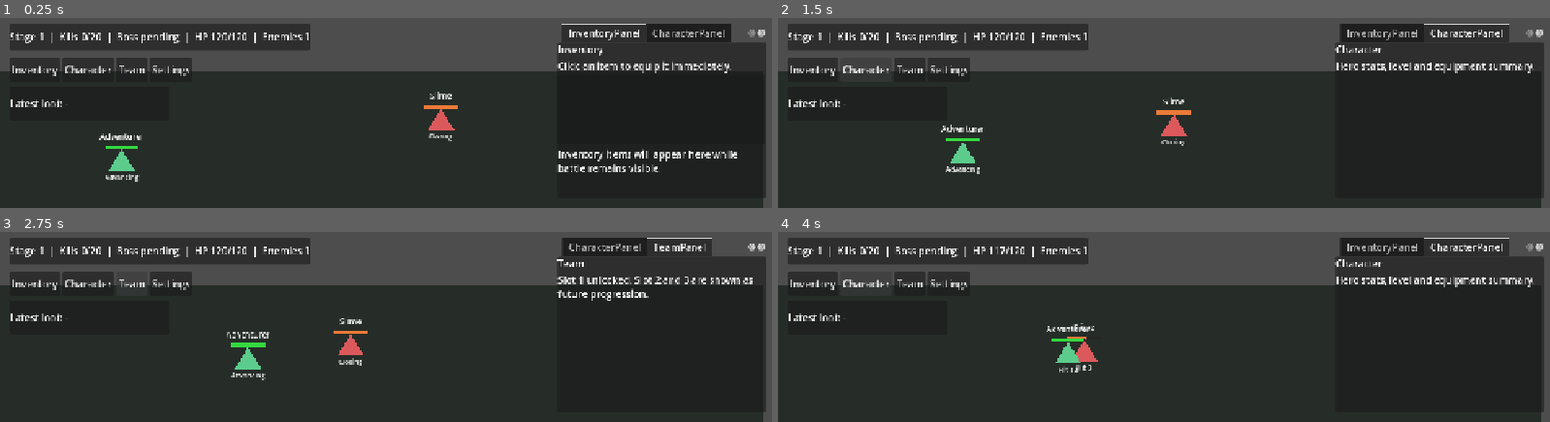
Above: before the commit, frames 1-4 (two rows, left to right).
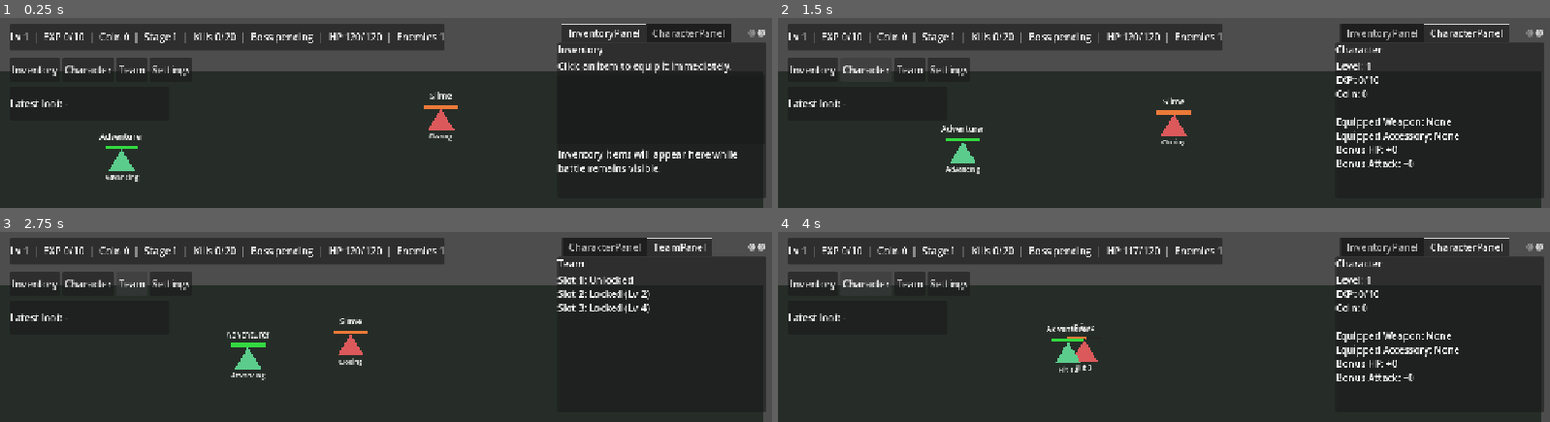
Above: after the commit, the same moments.

Repository: risky2k1/The-Journey-RPG
Game: Godot game, scene res://scenes/main/Main.tscn
The game is run twice, just before and just after one commit, with the same random seed, the same clock (stepped at 60 frames per second) and the same inputs.
Inputs:
- Up to frame 1 (0.25 s): no input
- Up to frame 2 (1.5 s): click "Inventory" at 0.5 s; click "Character" at 1.25 s
- Up to frame 3 (2.75 s): click "Team" at 2 s
- Up to frame 4 (4 s): click "Inventory" at 2.75 s; click "Character" at 3.5 s

The runs differ from the first frame. In frame 1, 3.3% of the frame differs, in the area x 1-58%, y 3-17%; in frame 2, 5.1%; in frame 3, 4.4%; in frame 4, 5.2%, in the area x 1-98%, y 3-79%.

Commit message:
feat: Implement team slot management and progression system with UI updates

Diff:
--- /dev/null
+++ b/the-journey-rpg/resources/team_slots/slot_0.tres
@@ -0,0 +1,11 @@
+[gd_resource type="Resource" script_class="TeamSlotData" load_steps=2 format=3]
+
+[ext_resource type="Script" path="res://scripts/data/team_slot_data.gd" id="1_v71q8"]
+
+[resource]
+script = ExtResource("1_v71q8")
+id = &"team_slot_0"
+slot_index = 0
+unlock_requirement_type = &"default"
+unlock_requirement_value = 1
+preferred_role = &"frontline"
--- /dev/null
+++ b/the-journey-rpg/resources/team_slots/slot_1.tres
@@ -0,0 +1,11 @@
+[gd_resource type="Resource" script_class="TeamSlotData" load_steps=2 format=3]
+
+[ext_resource type="Script" path="res://scripts/data/team_slot_data.gd" id="1_mx0b3"]
+
+[resource]
+script = ExtResource("1_mx0b3")
+id = &"team_slot_1"
+slot_index = 1
+unlock_requirement_type = &"level"
+unlock_requirement_value = 2
+preferred_role = &"backline"
--- /dev/null
+++ b/the-journey-rpg/resources/team_slots/slot_2.tres
@@ -0,0 +1,11 @@
+[gd_resource type="Resource" script_class="TeamSlotData" load_steps=2 format=3]
+
+[ext_resource type="Script" path="res://scripts/data/team_slot_data.gd" id="1_2p6c8"]
+
+[resource]
+script = ExtResource("1_2p6c8")
+id = &"team_slot_2"
+slot_index = 2
+unlock_requirement_type = &"level"
+unlock_requirement_value = 4
+preferred_role = &"support"
--- a/the-journey-rpg/scenes/main/Main.tscn
+++ b/the-journey-rpg/scenes/main/Main.tscn
@@ -1,10 +1,11 @@
-[gd_scene load_steps=6 format=3 uid="uid://cg7m263xpi8wb"]
+[gd_scene load_steps=7 format=3 uid="uid://cg7m263xpi8wb"]
 
 [ext_resource type="Script" uid="uid://dda4ljxsmqxa3" path="res://scripts/app/data_registry.gd" id="1_12jwv"]
 [ext_resource type="Script" uid="uid://cote0sup6y5x4" path="res://scripts/app/game_controller.gd" id="2_qpkh0"]
 [ext_resource type="Script" uid="uid://hbjqkflmvstx" path="res://scripts/app/save_manager.gd" id="3_x6f1q"]
 [ext_resource type="PackedScene" uid="uid://d0vj32n2x0gyp" path="res://scenes/main/window_root.tscn" id="4_kw64v"]
 [ext_resource type="Script" path="res://scripts/managers/loot_manager.gd" id="5_h1teo"]
+[ext_resource type="Script" path="res://scripts/managers/progression_manager.gd" id="6_0j8ay"]
 
 [node name="Main" type="Node" unique_id=1966790259]
 
@@ -22,6 +23,9 @@
 [node name="LootManager" type="Node" parent="AppRoot"]
 script = ExtResource("5_h1teo")
 
+[node name="ProgressionManager" type="Node" parent="AppRoot"]
+script = ExtResource("6_0j8ay")
+
 [node name="WindowRoot" parent="." unique_id=142296568 instance=ExtResource("4_kw64v")]
 offset_left = -21.0
 offset_right = -21.0
--- a/the-journey-rpg/scripts/app/data_registry.gd
+++ b/the-journey-rpg/scripts/app/data_registry.gd
@@ -6,11 +6,13 @@
 const ENEMY_DATA_DIR := "res://resources/enemies"
 const STAGE_DATA_DIR := "res://resources/stages"
 const ITEM_DATA_DIR := "res://resources/items"
+const TEAM_SLOT_DATA_DIR := "res://resources/team_slots"
 
 var heroes: Dictionary[StringName, Resource] = {}
 var enemies: Dictionary[StringName, Resource] = {}
 var stages: Dictionary[StringName, Resource] = {}
 var items: Dictionary[StringName, Resource] = {}
+var team_slots: Dictionary[StringName, Resource] = {}
 
 
 func _ready() -> void:
@@ -18,6 +20,7 @@
 	enemies = _load_resources(ENEMY_DATA_DIR)
 	stages = _load_resources(STAGE_DATA_DIR)
 	items = _load_resources(ITEM_DATA_DIR)
+	team_slots = _load_resources(TEAM_SLOT_DATA_DIR)
 
 
 func get_hero_data(id: StringName) -> Resource:
@@ -34,6 +37,10 @@
 
 func get_item_data(id: StringName) -> Resource:
 	return items.get(id)
+
+
+func get_team_slot_data(id: StringName) -> Resource:
+	return team_slots.get(id)
 
 
 func _load_resources(directory: String) -> Dictionary[StringName, Resource]:
--- /dev/null
+++ b/the-journey-rpg/scripts/data/team_slot_data.gd
@@ -0,0 +1,9 @@
+extends Resource
+
+class_name TeamSlotData
+
+@export var id: StringName
+@export var slot_index: int = 0
+@export var unlock_requirement_type: StringName = &"level"
+@export var unlock_requirement_value: int = 1
+@export var preferred_role: StringName = &"any"
--- a/the-journey-rpg/scripts/managers/battle_manager.gd
+++ b/the-journey-rpg/scripts/managers/battle_manager.gd
@@ -27,11 +27,13 @@
 var battlefield_right_limit := 820.0
 var current_stage_number: int = 1
 var loot_manager: LootManager
+var progression_manager: ProgressionManager
 
 
 func _ready() -> void:
 	battle_state = BattleStateScript.new()
 	loot_manager = get_parent().get_parent().get_node_or_null("AppRoot/LootManager")
+	progression_manager = get_parent().get_parent().get_node_or_null("AppRoot/ProgressionManager")
 	if loot_manager != null:
 		loot_manager.loot_dropped.connect(_spawn_loot_drop)
 		loot_manager.equipment_changed.connect(_apply_equipment_to_hero)
@@ -206,6 +208,9 @@
 func _handle_enemy_defeated(enemy: BattleUnit) -> void:
 	if loot_manager != null:
 		loot_manager.roll_loot_for_enemy(enemy.unit_id, enemy.global_position + Vector2(0.0, -18.0))
+	if progression_manager != null:
+		var reward := _reward_for_enemy(enemy.unit_id)
+		progression_manager.grant_rewards(reward["exp"], reward["coin"])
 
 	if enemy.unit_id == BossDataResource.id:
 		battle_state.boss_defeated = true
@@ -265,3 +270,16 @@
 func _apply_equipment_to_hero(total_stats: Dictionary, _summary_text: String) -> void:
 	if is_instance_valid(hero_unit):
 		hero_unit.apply_stat_bonus(total_stats)
+
+
+func _reward_for_enemy(enemy_id: StringName) -> Dictionary:
+	if enemy_id == BossDataResource.id:
+		return {
+			"exp": BossDataResource.reward_exp,
+			"coin": BossDataResource.reward_coin,
+		}
+
+	return {
+		"exp": EnemyDataResource.reward_exp,
+		"coin": EnemyDataResource.reward_coin,
+	}
--- a/the-journey-rpg/scripts/managers/progression_manager.gd
+++ b/the-journey-rpg/scripts/managers/progression_manager.gd
@@ -2,8 +2,76 @@
 
 class_name ProgressionManager
 
-signal progression_changed
+const ProgressionStateScript := preload("res://scripts/state/progression_state.gd")
+
+signal progression_changed(summary: Dictionary)
+signal progression_event(event_text: String)
+
+var state: ProgressionState
 
 
-func grant_exp(_amount: int) -> void:
-	progression_changed.emit()
+func _ready() -> void:
+	state = ProgressionStateScript.new()
+	_emit_progression_changed()
+
+
+func grant_rewards(exp_amount: int, coin_amount: int) -> void:
+	var old_level: int = state.profile_level
+	var old_slot_count: int = state.unlocked_team_slot_count
+
+	state.current_exp += exp_amount
+	state.currency += coin_amount
+
+	while state.current_exp >= state.exp_to_next:
+		state.current_exp -= state.exp_to_next
+		state.profile_level += 1
+		state.exp_to_next = _exp_requirement_for_level(state.profile_level)
+
+	state.unlocked_team_slot_count = _slot_count_for_level(state.profile_level)
+
+	if state.profile_level > old_level:
+		progression_event.emit("Level up! Reached Lv %d" % state.profile_level)
+	elif state.unlocked_team_slot_count > old_slot_count:
+		progression_event.emit("New team slot unlocked")
+
+	_emit_progression_changed()
+
+
+func get_summary() -> Dictionary:
+	return _build_summary()
+
+
+func _exp_requirement_for_level(level: int) -> int:
+	return 10 + ((level - 1) * 6)
+
+
+func _slot_count_for_level(level: int) -> int:
+	if level >= 4:
+		return 3
+	if level >= 2:
+		return 2
+	return 1
+
+
+func _build_summary() -> Dictionary:
+	return {
+		"profile_level": state.profile_level,
+		"current_exp": state.current_exp,
+		"exp_to_next": state.exp_to_next,
+		"currency": state.currency,
+		"unlocked_team_slot_count": state.unlocked_team_slot_count,
+		"character_progress_text": "Level: %d\nEXP: %d/%d\nCoin: %d" % [
+			state.profile_level,
+			state.current_exp,
+			state.exp_to_next,
+			state.currency,
+		],
+		"team_progress_text": "Slot 1: Unlocked\nSlot 2: %s\nSlot 3: %s" % [
+			"Unlocked" if state.unlocked_team_slot_count >= 2 else "Locked (Lv 2)",
+			"Unlocked" if state.unlocked_team_slot_count >= 3 else "Locked (Lv 4)",
+		],
+	}
+
+
+func _emit_progression_changed() -> void:
+	progression_changed.emit(_build_summary())
--- a/the-journey-rpg/scripts/managers/ui_manager.gd
+++ b/the-journey-rpg/scripts/managers/ui_manager.gd
@@ -12,8 +12,13 @@
 @onready var inventory_item_list: ItemList = get_node("HUD/PanelHost/PanelStack/InventoryPanel/ItemList")
 @onready var inventory_body_label: RichTextLabel = get_node("HUD/PanelHost/PanelStack/InventoryPanel/Body")
 @onready var character_body_label: RichTextLabel = get_node("HUD/PanelHost/PanelStack/CharacterPanel/Body")
+@onready var team_body_label: RichTextLabel = get_node("HUD/PanelHost/PanelStack/TeamPanel/Body")
 
 var loot_manager: LootManager
+var progression_manager: ProgressionManager
+var last_battle_status: String = "Combat idle"
+var progression_summary: Dictionary = {}
+var equipment_summary_text: String = "Equipped Weapon: None\nEquipped Accessory: None\nBonus HP: +0\nBonus Attack: +0"
 
 
 func _ready() -> void:
@@ -32,6 +37,13 @@
 		loot_manager.inventory_changed.connect(_update_inventory)
 	if loot_manager != null and loot_manager.has_signal("equipment_changed"):
 		loot_manager.equipment_changed.connect(_update_character_summary)
+	progression_manager = get_parent().get_parent().get_node_or_null("AppRoot/ProgressionManager")
+	if progression_manager != null and progression_manager.has_signal("progression_changed"):
+		progression_manager.progression_changed.connect(_update_progression)
+	if progression_manager != null and progression_manager.has_signal("progression_event"):
+		progression_manager.progression_event.connect(_update_event)
+	if progression_manager != null and progression_manager.has_method("get_summary"):
+		_update_progression(progression_manager.get_summary())
 
 
 func _open_inventory() -> void:
@@ -51,7 +63,8 @@
 
 
 func _update_status(status_text: String) -> void:
-	top_bar_label.text = status_text
+	last_battle_status = status_text
+	_refresh_top_bar()
 
 
 func _update_event(event_text: String) -> void:
@@ -69,7 +82,8 @@
 
 
 func _update_character_summary(_total_stats: Dictionary, summary_text: String) -> void:
-	character_body_label.text = summary_text
+	equipment_summary_text = summary_text
+	_refresh_character_summary()
 
 
 func _equip_inventory_item(item_index: int) -> void:
@@ -89,3 +103,29 @@
 			return Color(0.45, 0.65, 1.0, 1.0)
 		_:
 			return Color(0.9, 0.9, 0.9, 1.0)
+
+
+func _update_progression(summary: Dictionary) -> void:
+	progression_summary = summary
+	_refresh_top_bar()
+	_refresh_character_summary()
+	team_body_label.text = String(summary.get("team_progress_text", ""))
+
+
+func _refresh_top_bar() -> void:
+	var level: int = int(progression_summary.get("profile_level", 1))
+	var exp: int = int(progression_summary.get("current_exp", 0))
+	var exp_to_next: int = int(progression_summary.get("exp_to_next", 10))
+	var coin: int = int(progression_summary.get("currency", 0))
+	top_bar_label.text = "Lv %d  |  EXP %d/%d  |  Coin %d  |  %s" % [
+		level,
+		exp,
+		exp_to_next,
+		coin,
+		last_battle_status,
+	]
+
+
+func _refresh_character_summary() -> void:
+	var progress_text: String = String(progression_summary.get("character_progress_text", "Level: 1\nEXP: 0/10\nCoin: 0"))
+	character_body_label.text = "%s\n\n%s" % [progress_text, equipment_summary_text]
--- a/the-journey-rpg/scripts/state/progression_state.gd
+++ b/the-journey-rpg/scripts/state/progression_state.gd
@@ -3,5 +3,7 @@
 class_name ProgressionState
 
 var profile_level: int = 1
+var current_exp: int = 0
+var exp_to_next: int = 10
 var currency: int = 0
 var unlocked_team_slot_count: int = 1
Not shown, added: the-journey-rpg/scripts/data/team_slot_data.gd.uid
Not shown, changed: docs/IMPLEMENTATION_PLAN.md
